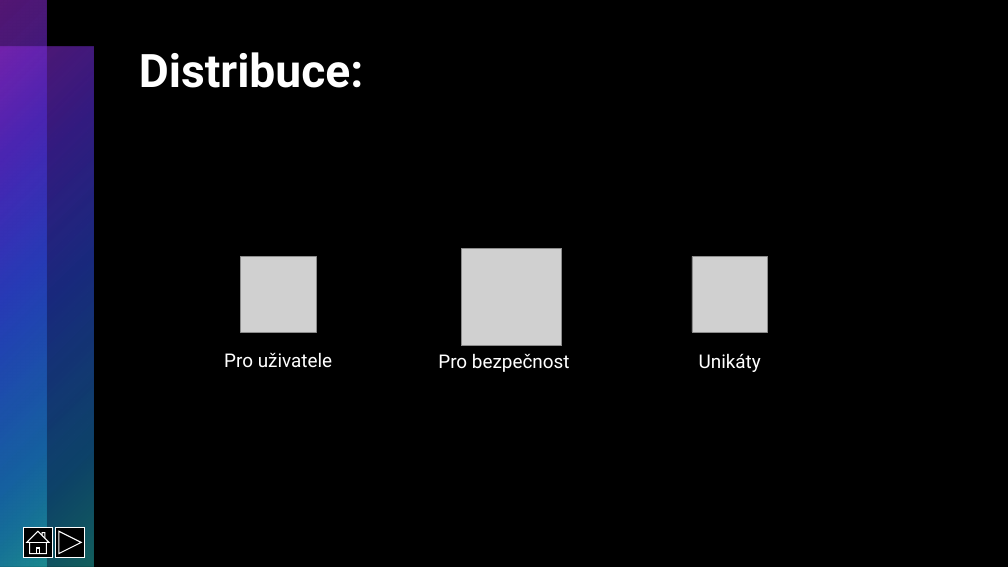
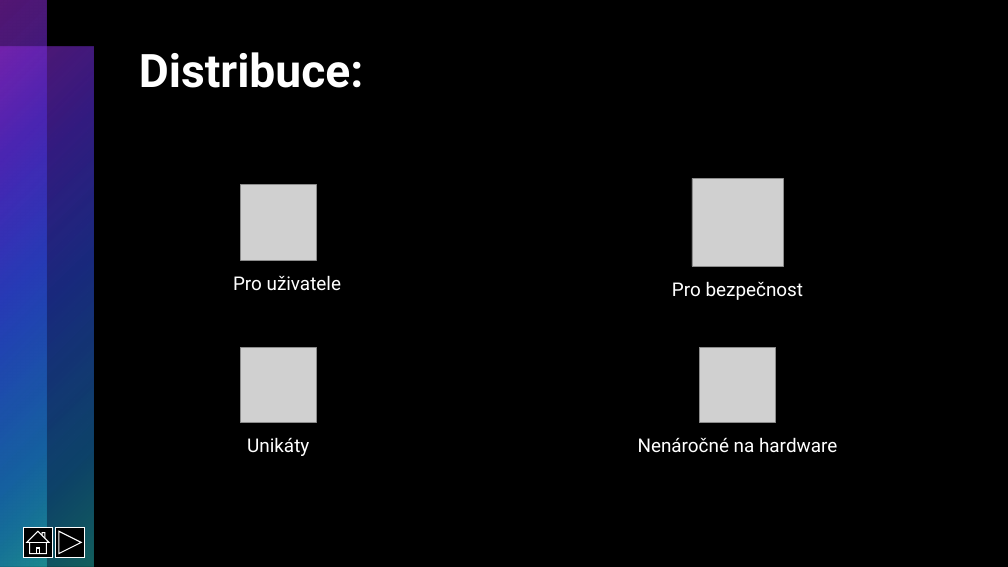
Before and after one commit to RadRoz12/Linux, a slide deck: slide 15 of Linux.pptx. Drawn at 1008x567 pixels with LibreOffice and Linux fonts; fonts in the diff are those of the drawing; grey boxes stand for pictures. Boxes give left, top, right and bottom in pixels: in the first picture for what was removed or moved away, otherwise in the second. Text is boxed around its words. In the diff, an @@ line names an element or a change of style, - is before the commit and + after.

```diff
--- a/Linux.pptx
+++ b/Linux.pptx
@@ picture: place and size @@
-picture at (461, 249, 562, 346)
+picture at (692, 178, 783, 266)
@@ picture: place and size @@
-picture at (240, 256, 316, 332)
+picture at (240, 185, 316, 260)
@@ text "Pro uživatele": place and size @@
-text "Pro uživatele" at (224, 352, 332, 368)
+text "Pro uživatele" at (233, 275, 341, 291)
@@ text "Pro bezpečnost": place and size @@
-text "Pro bezpečnost" at (438, 353, 570, 372)
+text "Pro bezpečnost" at (672, 281, 804, 300)
@@ picture: place and size @@
-picture at (692, 256, 768, 332)
+picture at (240, 347, 316, 423)
@@ picture added at (700, 347, 776, 423) @@
@@ text "Unikáty": place and size @@
-text "Unikáty" at (699, 353, 761, 372)
+text "Unikáty" at (247, 437, 309, 456)
@@ text added at (638, 437, 837, 453), 18 pt, text #FFFFFF @@
+Nenáročné na hardware
```
Also in this commit, not shown: 8 other slides changed, 2 slides added, 1 other file.
